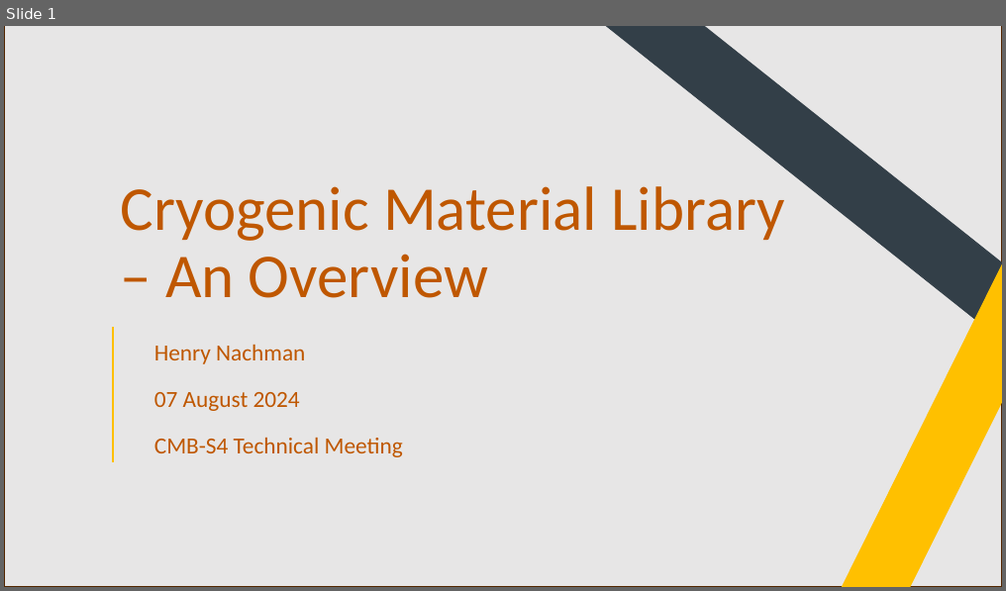
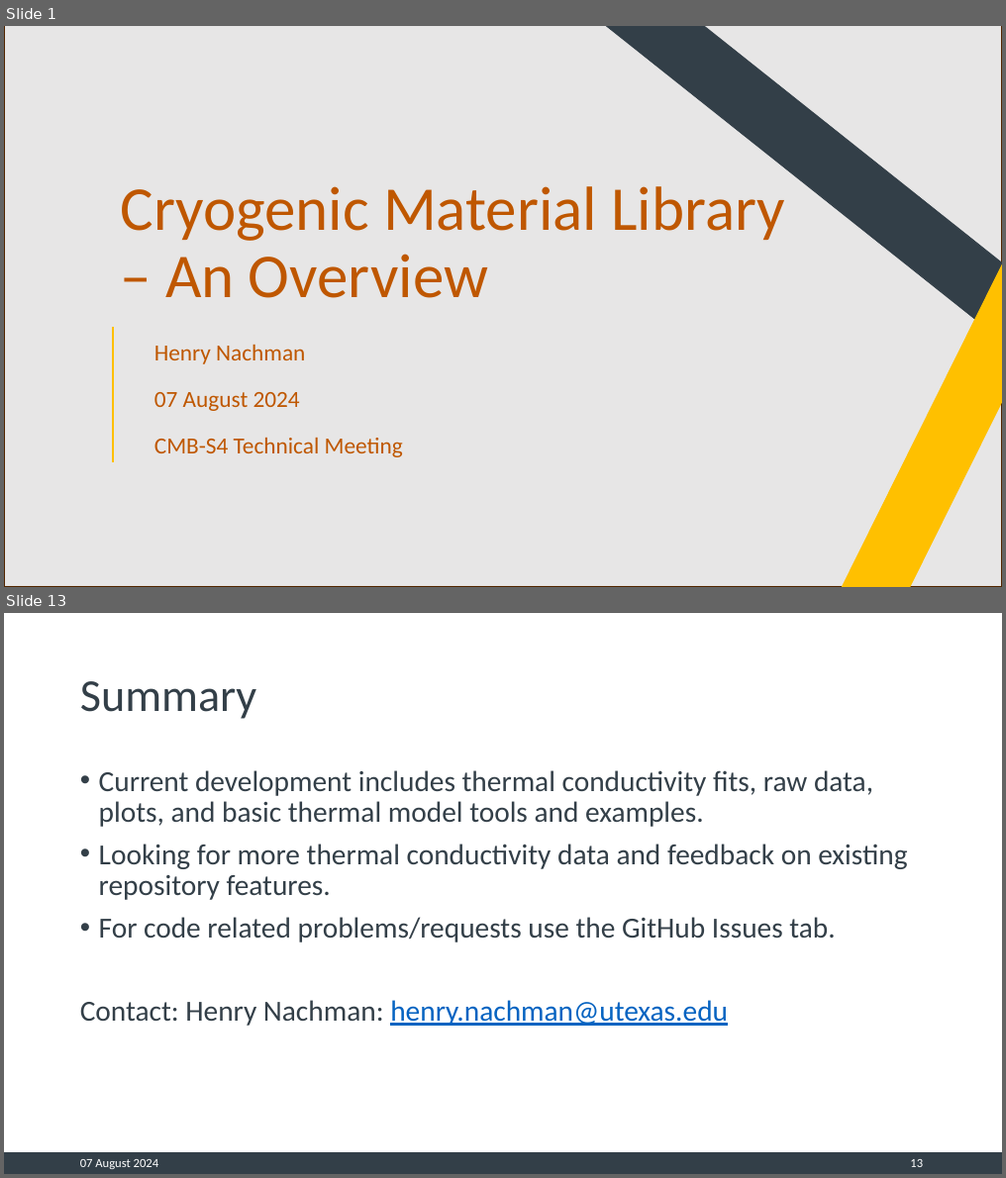
Before and after one commit to CMB-S4/Cryogenic_Material_Properties, a slide deck: Cryogenic Material Library – An Overview.pptx. Shown one above the other, each under a label of ours: slide 1 before the commit, slides 1 and 13 after it; the slides between them are not shown. The pictures are 1006x591 and 1006x1178 pixels, drawn with LibreOffice and Linux fonts; fonts in the diff are those of the drawing; background and template pictures are left out. Boxes give left, top, right and bottom in pixels: in the first picture for what was removed or moved away, otherwise in the second. Text is boxed around its words. In the diff, an @@ line names an element or a change of style, - is before the commit and + after.

```diff
--- a/Cryogenic Material Library – An Overview.pptx
+++ b/Cryogenic Material Library – An Overview.pptx
@@ slide 13 added at [4, 613, 1002, 1174], background #FFFFFF @@
@@ title added at [80, 681, 256, 719], 44 pt, text #333F48 @@
+Summary
@@ text added at [80, 770, 907, 1026], 28 pt, text #333F48 @@
+• Current development includes thermal conductivity fits, raw data, plots, and basic thermal model tools and examples.
+• Looking for more thermal conductivity data and feedback on existing repository features.
+• For code related problems/requests use the GitHub Issues tab.
+Contact: Henry Nachman: henry.nachman@utexas.edu
@@ rectangle added at [4, 1153, 1002, 1174], fill #333F48, outline #333F48 1 pt @@
@@ text added at [80, 1159, 158, 1169], 12 pt, text #FFFFFF @@
+07 August 2024
@@ page number added at [910, 1159, 923, 1167], 12 pt, text #FFFFFF @@
+13
```
Also in this commit, not shown: 7 slides changed, 4 other slides added, 3 slides removed, 1 other file.
